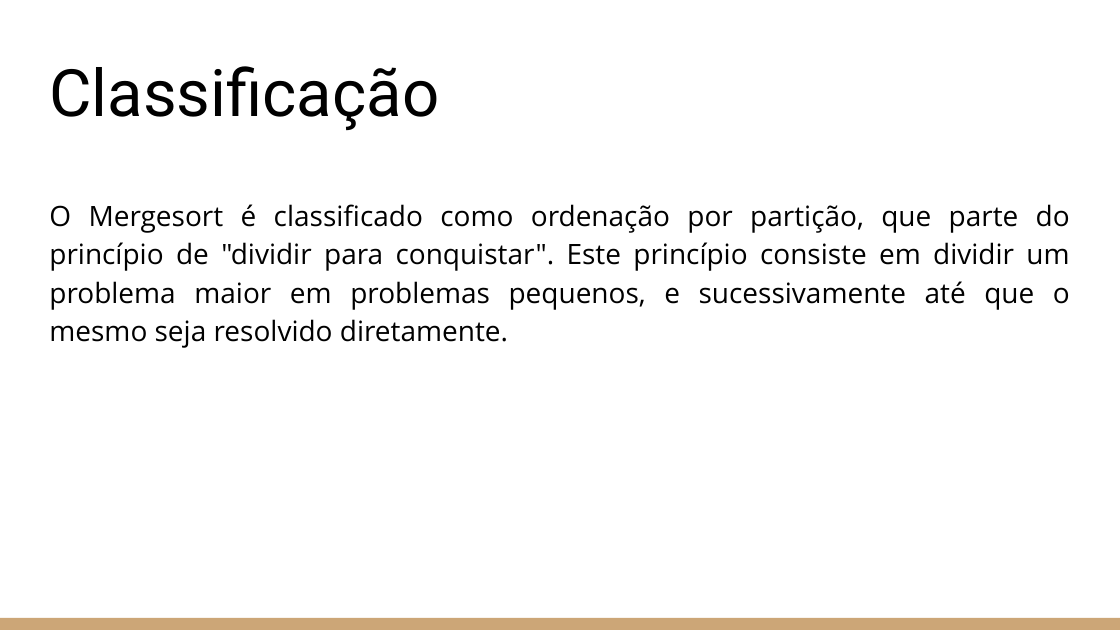
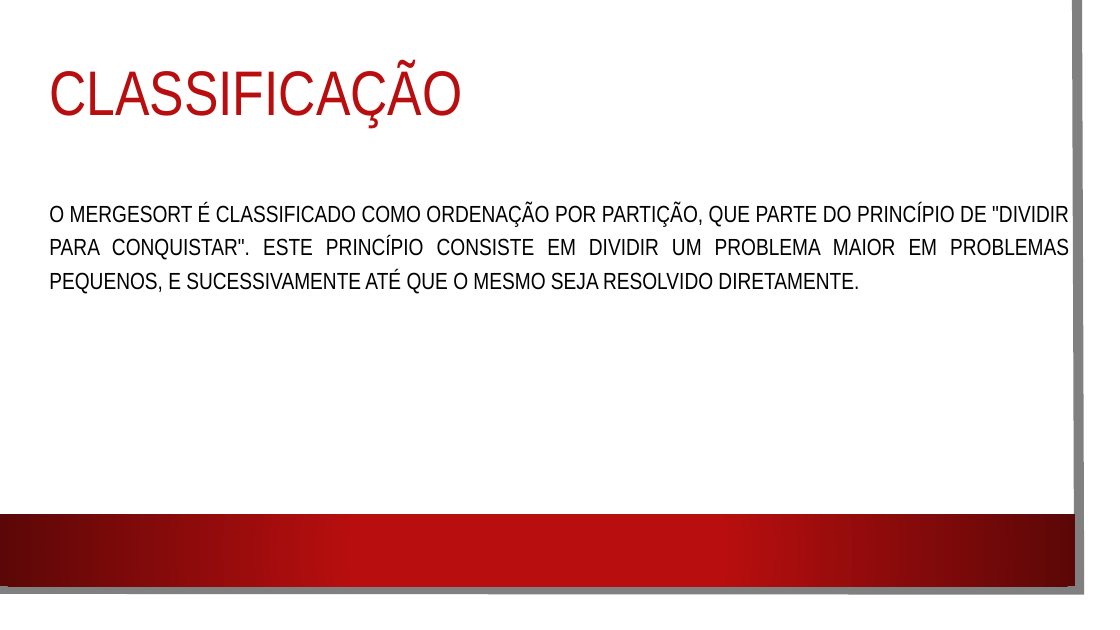
Before and after one commit to gujahlive/Aulas-C, a slide deck: slide 5 of TRABALHOS/MERGE SORT/Algoritmos de ordenação.pptx. Drawn at 1120x630 pixels with LibreOffice and Linux fonts; fonts in the diff are those of the drawing; background and template pictures are left out. Boxes give left, top, right and bottom in pixels: in the first picture for what was removed or moved away, otherwise in the second. Text is boxed around its words. In the diff, an @@ line names an element or a change of style, - is before the commit and + after.

```diff
--- a/TRABALHOS/MERGE SORT/Algoritmos de ordenação.pptx
+++ b/TRABALHOS/MERGE SORT/Algoritmos de ordenação.pptx
@@ rectangle added at <box>0,0,1101,610</box>, fill #FFFFFF @@
@@ freeform shape added at <box>0,0,1080,590</box>, outline #808080 6.5 pt @@
@@ title at <box>49,65,462,127</box>: text changed; size 42 to 40.5 pt; font Roboto to Arial Narrow; text colour #000000 to #B80E0F @@
-Classificação
+CLASSIFICAÇÃO
@@ text at <box>49,203,1069,294</box>: text changed; size 18 to 15 pt; font Open Sans to Arial Narrow @@
-O Mergesort é classificado como ordenação por partição, que parte do princípio de "dividir para conquistar". Este princípio consiste em dividir um problema maior em problemas pequenos, e sucessivamente até que o mesmo seja resolvido diretamente.
+O MERGESORT É CLASSIFICADO COMO ORDENAÇÃO POR PARTIÇÃO, QUE PARTE DO PRINCÍPIO DE "DIVIDIR PARA CONQUISTAR". ESTE PRINCÍPIO CONSISTE EM DIVIDIR UM PROBLEMA MAIOR EM PROBLEMAS PEQUENOS, E SUCESSIVAMENTE ATÉ QUE O MESMO SEJA RESOLVIDO DIRETAMENTE.
@@ rectangle: place and size @@
-rectangle at <box>0,618,1120,630</box>
+rectangle at <box>0,514,1075,586</box>
@@ rectangle at <box>0,514,1075,586</box>: fill #CCA677 to gradient #B80E0F to #5C0707 @@
```
Also in this commit, not shown: 19 other slides changed, 6 other files.
